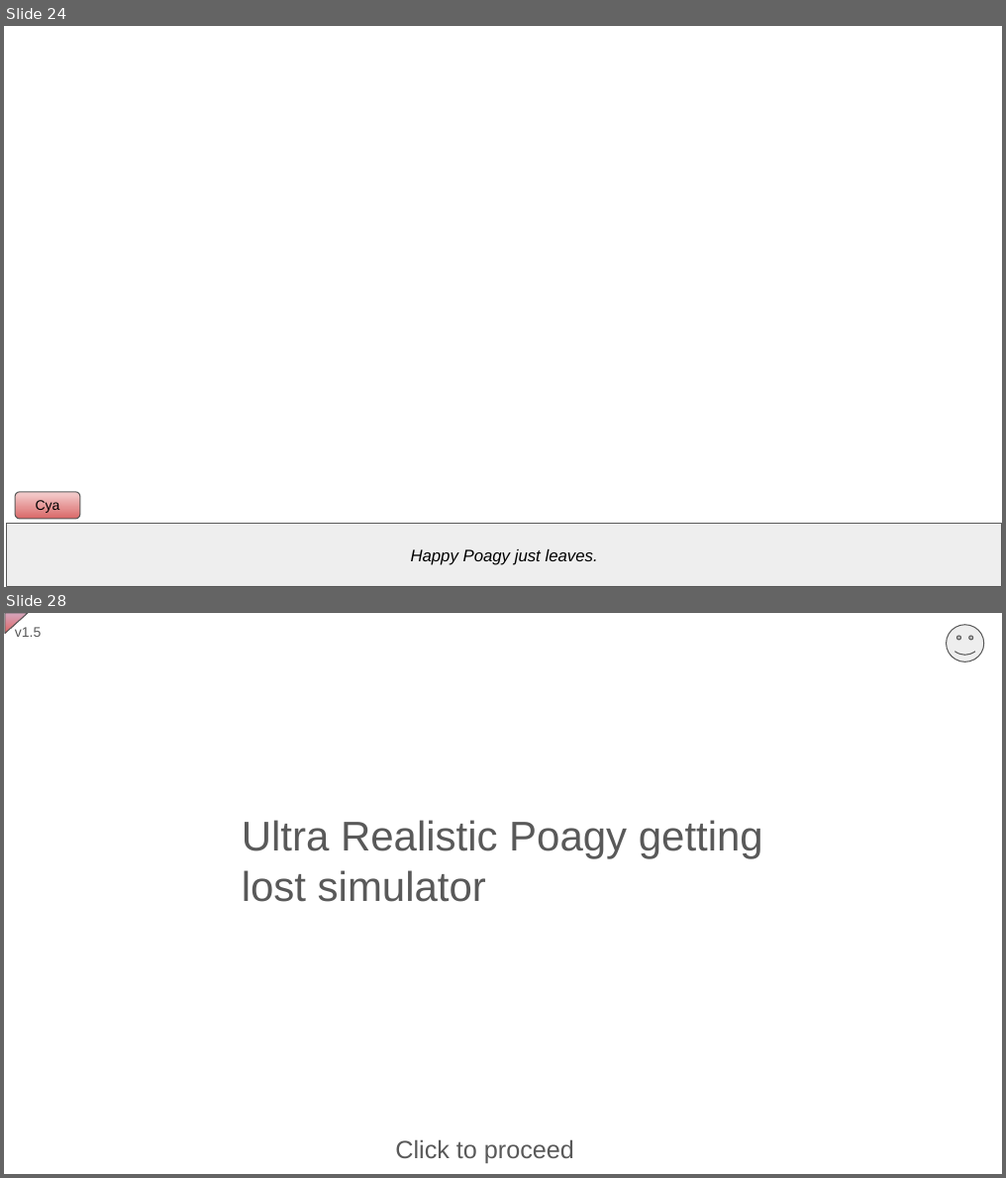
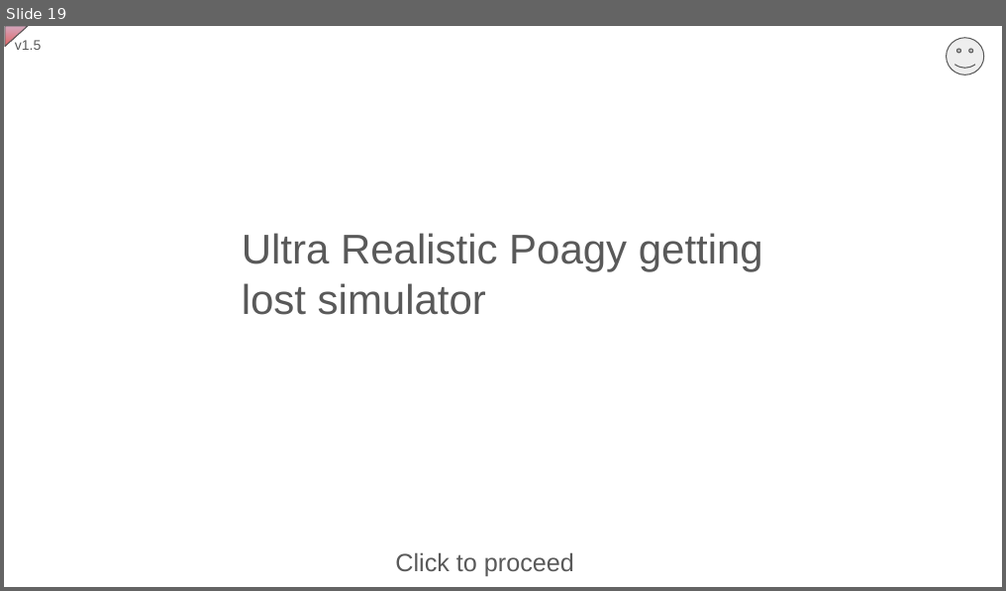
Before and after one commit to RitPigDev/poagy.gs-plus, a slide deck: poagy.gs+.pptx. Shown one above the other, each under a label of ours: slides 24 and 28 before the commit, slide 19 after it; the slides between them are not shown. The pictures are 1006x1178 and 1006x591 pixels, drawn with LibreOffice and Linux fonts; fonts in the diff are those of the drawing; background and template pictures are left out. Boxes give left, top, right and bottom in pixels: in the first picture for what was removed or moved away, otherwise in the second. Text is boxed around its words. In the diff, an @@ line names an element or a change of style, - is before the commit and + after.

```diff
--- a/poagy.gs+.pptx
+++ b/poagy.gs+.pptx
@@ slide 24 removed at [4, 26, 1002, 587], background picture (left out) @@
@@ rounded rectangle removed at [15, 492, 80, 519] @@
-Cya
@@ rectangle removed at [7, 524, 1002, 587] @@
-Happy Poagy just leaves.
@@ what was slide 28 is now slide 19 @@
```
Also in this commit, not shown: 16 slides changed, 8 other slides removed.
